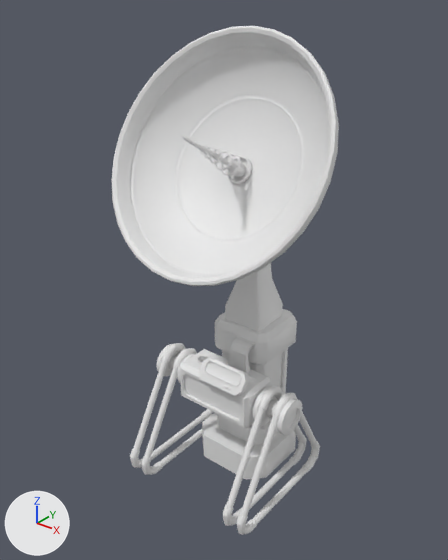
The Blender file Models/Vlad/radar.blend, before and after one commit.
Rendered twice from a camera (50 mm lens) standing at (24.7, -31.1, 28.6) and looking at (-0.4, 0.2, 9.1). The axes (+X, +Y, +Z) are drawn at lower left. The lights are the same throughout.
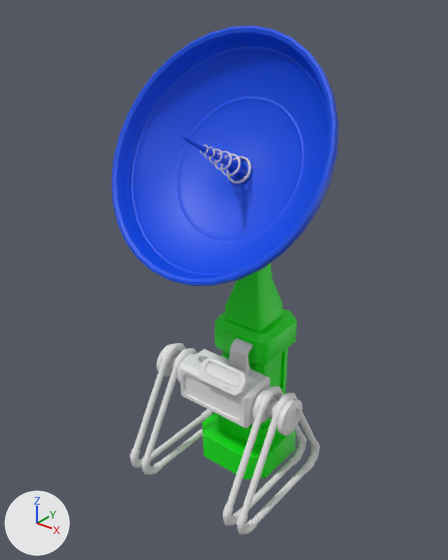
The change, as JSON lines over the scene's bpy script:
```json
{"op": "add", "block": "mat_material", "code": ["mat_material = principled_material('Material')", "mat_material.base_color = (0.0, 0.0767, 0.8)  # blue #004ee7"]}
{"op": "add", "block": "mat_material_002", "code": ["mat_material_002 = principled_material('Material.002')", "mat_material_002.base_color = (0.0, 0.8, 0.00485)  # green #00e70f"]}
{"block": "me_cube_003", "where": "me_cube_003.from_pydata(...)  # 856 vertices, 904 faces; spans x -3.4..3.4, y -3.4..3.4, z -1.2..21.9"}
{"op": "add", "block": "me_cube_003", "code": "me_cube_003.materials.append(mat_material_002)  # green #00e70f"}
{"block": "me_sphere_004", "where": "me_sphere_004.from_pydata(...)  # 3938 vertices, 3936 faces; spans x -1.47..1.47, y -1.52..1.42, z -0.55..0.82"}
{"op": "add", "block": "me_sphere_004", "code": "me_sphere_004.materials.append(mat_material)  # blue #004ee7"}
```

Location of each change, (x1, y1, x2, y2) in pixels of the pictures (448 x 560 px):
```json
{"object": "Sphere.004", "change": "recoloured", "before": [111, 26, 339, 286], "after": [111, 26, 339, 286], "on screen": "white to blue"}
{"object": "Cube.001", "change": "recoloured", "before": [202, 263, 297, 479], "after": [202, 263, 297, 479], "on screen": "grey to green"}
```
